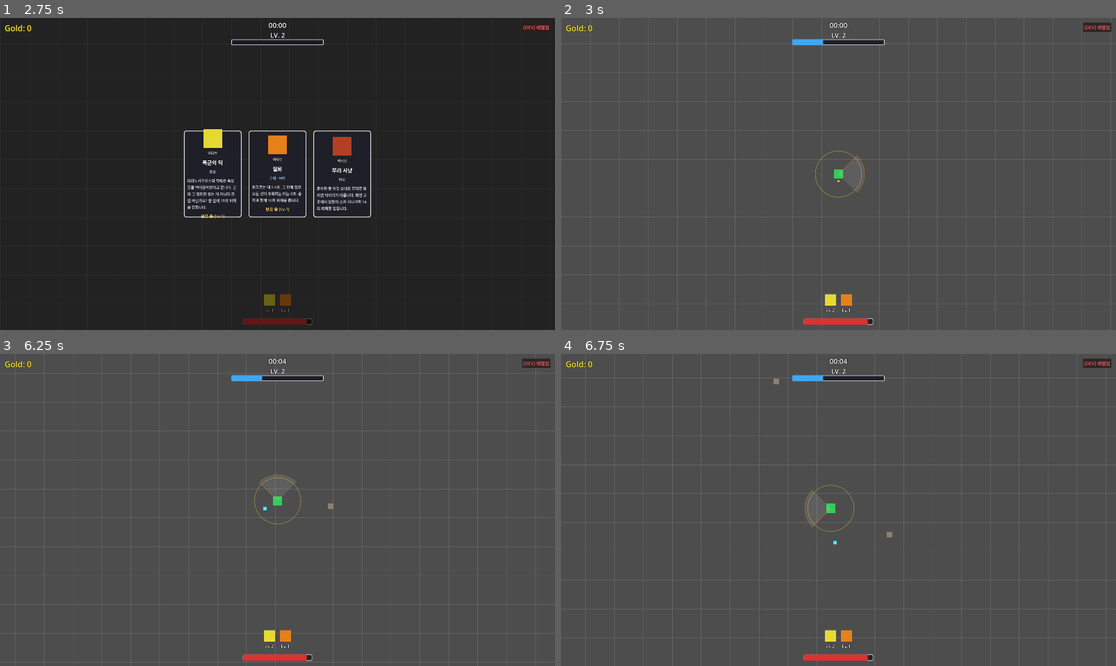
Above: before the commit, frames 1-4 (two rows, left to right).
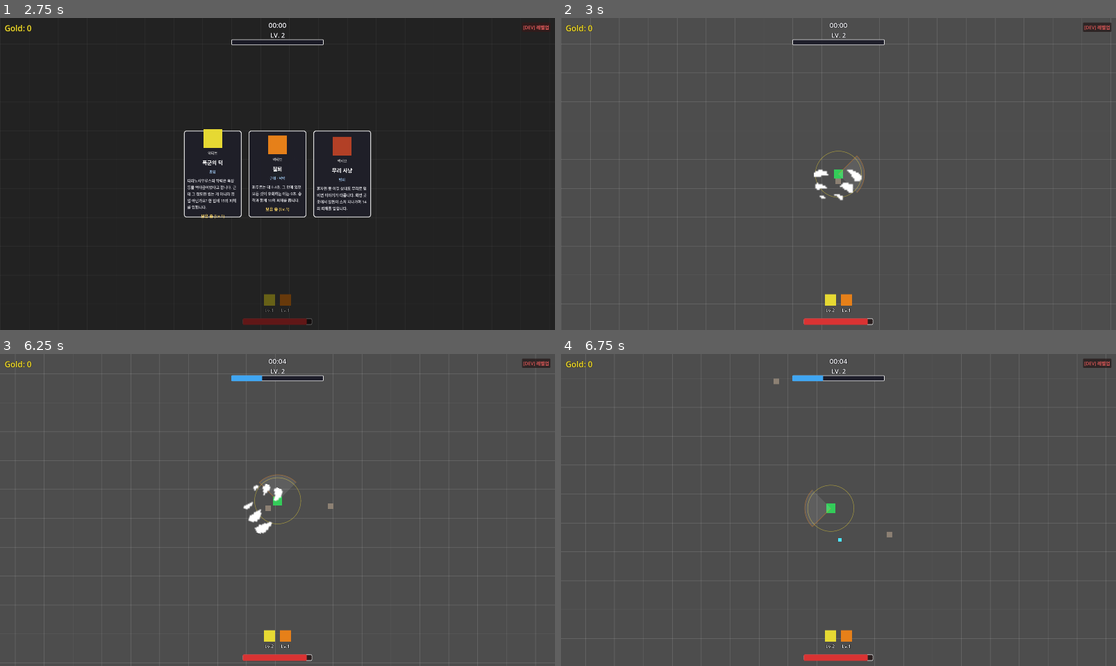
Above: after the commit, the same moments.

Repository: seunnna7/DinoSurvivor
Game: Godot game, scene res://scenes/main/MainMenu.tscn
Same seed, same stepped clock (60 frames per second), same inputs: the game is played once before the commit and once after it.
Inputs (mouse positions are in pixels of both pictures, inside the frame that each line leads up to):
- Up to frame 1 (2.75 s): click "게임 시작" at 0.5 s; click "게임 시작" at 1.25 s; click "[DEV] 레벨업" at 2 s
- Up to frame 2 (3 s): click (771, 174) at 2.75 s
- Up to frame 3 (6.25 s): hold Right (ui_right) 3.53-4.28 s; tap Enter at 4.25 s; hold Down (ui_down) 4.28-5.03 s; tap Space at 5 s; hold Right (ui_right) 5.03-5.78 s; hold Up (ui_up) from 5.78 s (still down)
- Up to frame 4 (6.75 s): release Up (ui_up) at 6.53 s; hold Left (ui_left) from 6.53 s (still down)

Frame 1 is identical in both runs. In frame 2, 0.4% of the frame differs, in the area x 41-55%, y 6-59%; in frame 3, 0.3%; in frame 4, less than 0.1%.

Commit message:
bite 효과 애니메이션 추가

Diff:
--- a/dino-survivor-develop/data/skills/bite.tres
+++ b/dino-survivor-develop/data/skills/bite.tres
@@ -5,10 +5,12 @@
 [ext_resource type="PackedScene" uid="uid://ctllic6uoe7cf" path="res://scenes/skills/BiteHitEffect.tscn" id="3"]
 [ext_resource type="Resource" path="res://data/skill_evolutions/bite_evo_1.tres" id="4"]
 [ext_resource type="Resource" path="res://data/skill_evolutions/bite_evo_2.tres" id="5"]
-[ext_resource type="Script" path="res://resource_types/melee_skill_data.gd" id="6"]
+[ext_resource type="Script" uid="uid://bjv6bfpucdas5" path="res://resource_types/melee_skill_data.gd" id="6"]
+[ext_resource type="Script" uid="uid://drcumpt1lyw1e" path="res://resource_types/stat_modifier_data.gd" id="6_bfxai"]
 
 [resource]
 script = ExtResource("6")
+level_damage = Array[float]([1.0, 1.35, 1.5, 2.0, 2.2])
 id = &"bite"
 display_name = "폭군의 턱"
 species_motif = "티라노사우루스"
@@ -19,6 +21,4 @@
 effect_scene = ExtResource("3")
 logic_scene = ExtResource("2")
 evolutions = Array[ExtResource("1")]([ExtResource("4"), ExtResource("5")])
-level_damage = Array[float]([1.0, 1.35, 1.5, 2.0, 2.2])
-level_target_count = Array[int]([1, 1, 2, 2, 2])
 icon_color = Color(0.9, 0.85, 0.2, 1)
--- a/dino-survivor-develop/scenes/skills/BiteHitEffect.tscn
+++ b/dino-survivor-develop/scenes/skills/BiteHitEffect.tscn
@@ -1,6 +1,84 @@
 [gd_scene format=3 uid="uid://ctllic6uoe7cf"]
 
 [ext_resource type="Script" uid="uid://bv3afqi5p6hqf" path="res://scripts/systems/skills/bite_hit_effect.gd" id="1"]
+[ext_resource type="Texture2D" uid="uid://bstvqgmgy2m52" path="res://assets/art/bite_top.png" id="2"]
+[ext_resource type="Texture2D" uid="uid://sgh28ahyiuj4" path="res://assets/art/bite_bottom.png" id="3"]
 
-[node name="BiteHitEffect" type="Node2D" unique_id=1916851678]
+[sub_resource type="RectangleShape2D" id="RectangleShape2D_bite"]
+size = Vector2(32, 34)
+
+[sub_resource type="Animation" id="Animation_bite"]
+resource_name = "bite"
+length = 0.35
+tracks/0/type = "value"
+tracks/0/imported = false
+tracks/0/enabled = true
+tracks/0/path = NodePath("TopJaw:frame")
+tracks/0/interp = 1
+tracks/0/loop_wrap = true
+tracks/0/keys = {
+"times": PackedFloat32Array(0, 0.05, 0.1, 0.15, 0.2, 0.25, 0.3),
+"transitions": PackedFloat32Array(1, 1, 1, 1, 1, 1, 1),
+"update": 1,
+"values": [0, 1, 2, 3, 4, 5, 6]
+}
+tracks/1/type = "value"
+tracks/1/imported = false
+tracks/1/enabled = true
+tracks/1/path = NodePath("BottomJaw:frame")
+tracks/1/interp = 1
+tracks/1/loop_wrap = true
+tracks/1/keys = {
+"times": PackedFloat32Array(0, 0.05, 0.1, 0.15, 0.2, 0.25, 0.3),
+"transitions": PackedFloat32Array(1, 1, 1, 1, 1, 1, 1),
+"update": 1,
+"values": [0, 1, 2, 3, 4, 5, 6]
+}
+tracks/2/type = "method"
+tracks/2/imported = false
+tracks/2/enabled = true
+tracks/2/path = NodePath(".")
+tracks/2/interp = 1
+tracks/2/loop_wrap = true
+tracks/2/keys = {
+"times": PackedFloat32Array(0.2),
+"transitions": PackedFloat32Array(1),
+"values": [{
+"args": [],
+"method": &"_on_jaws_closed"
+}]
+}
+tracks/3/type = "value"
+tracks/3/imported = false
+tracks/3/enabled = true
+tracks/3/path = NodePath(".:modulate")
+tracks/3/interp = 1
+tracks/3/loop_wrap = true
+tracks/3/keys = {
+"times": PackedFloat32Array(0.3, 0.35),
+"transitions": PackedFloat32Array(1, 1),
+"update": 0,
+"values": [Color(1, 1, 1, 1), Color(1, 1, 1, 0)]
+}
+
+[sub_resource type="AnimationLibrary" id="AnimationLibrary_bite"]
+_data = {
+&"bite": SubResource("Animation_bite")
+}
+
+[node name="BiteHitEffect" type="Area2D" unique_id=1916851678]
 script = ExtResource("1")
+
+[node name="TopJaw" type="Sprite2D" parent="." unique_id=1241234003]
+texture = ExtResource("2")
+hframes = 7
+
+[node name="BottomJaw" type="Sprite2D" parent="." unique_id=681130657]
+texture = ExtResource("3")
+hframes = 7
+
+[node name="CollisionShape2D" type="CollisionShape2D" parent="." unique_id=1356603430]
+shape = SubResource("RectangleShape2D_bite")
+
+[node name="AnimationPlayer" type="AnimationPlayer" parent="." unique_id=390493947]
+libraries/ = SubResource("AnimationLibrary_bite")
--- a/dino-survivor-develop/scripts/systems/base_attack_object.gd
+++ b/dino-survivor-develop/scripts/systems/base_attack_object.gd
@@ -42,6 +42,23 @@
 			if hit_callback.is_valid():
 				hit_callback.call(enemy)
 
+## center를 중심으로 box_rotation만큼 회전된, 크기 full_size(가로/세로)의 사각형 안에 있는
+## 모든 Enemy에게 amount 데미지. _deal_aoe_damage()의 사각형 버전 — 회전된 히트박스(예: 물기)에서 사용.
+func _deal_aoe_damage_box(
+	center: Vector2, box_rotation: float, full_size: Vector2, amount: float, hit_callback: Callable = Callable()
+) -> void:
+	var to_local := Transform2D(box_rotation, center).affine_inverse()
+	var half_extents := full_size * 0.5
+	for node in get_tree().get_nodes_in_group("enemy"):
+		var enemy := node as Enemy
+		if enemy == null:
+			continue
+		var local_pos: Vector2 = to_local * enemy.global_position
+		if abs(local_pos.x) <= half_extents.x and abs(local_pos.y) <= half_extents.y:
+			enemy.take_damage(amount)
+			if hit_callback.is_valid():
+				hit_callback.call(enemy)
+
 ## CollisionShape2D(CircleShape2D) 자식이 있으면 그 반경을 given_radius로 동기화합니다.
 ## sub-resource는 같은 씬을 쓰는 인스턴스끼리 공유되므로, 직접 고치지 않고 복제 후 대입해서
 ## 한 인스턴스의 반경 변경이 다른 인스턴스에 번지는 사고를 방지합니다.
@@ -54,6 +71,17 @@
 	var circle := (shape_node.shape as CircleShape2D).duplicate() as CircleShape2D
 	circle.radius = given_radius
 	shape_node.shape = circle
+
+## CollisionShape2D(RectangleShape2D) 자식이 있으면 그 크기를 given_size로 동기화합니다.
+## _sync_collision_radius()와 동일한 이유로 sub-resource를 복제 후 대입합니다.
+## (사각형 히트박스를 이펙트 스프라이트 비율에 맞춰야 하는 경우 사용 — 예: 물기)
+func _sync_collision_rect(given_size: Vector2) -> void:
+	var shape_node := get_node_or_null("CollisionShape2D") as CollisionShape2D
+	if shape_node == null or not (shape_node.shape is RectangleShape2D):
+		return
+	var rect := (shape_node.shape as RectangleShape2D).duplicate() as RectangleShape2D
+	rect.size = given_size
+	shape_node.shape = rect
 
 ## 가장 가까운 Enemy를 찾습니다. 없으면 null. 자율 추적형 오브젝트(추적하는 장판 등)에서 사용.
 func _find_nearest_enemy() -> Enemy:
--- a/dino-survivor-develop/scripts/systems/skills/bite_hit_effect.gd
+++ b/dino-survivor-develop/scripts/systems/skills/bite_hit_effect.gd
@@ -1,21 +1,62 @@
-extends Node2D
-## 물기 명중 시 잠깐 나타났다 사라지는 이펙트 (placeholder). 나중에 스프라이트/애니메이션으로 교체 예정.
+class_name BiteHitEffect
+extends BaseAttackObject
+## 물기 판정 이펙트. TopJaw/BottomJaw는 같은 위치에 겹쳐진 7프레임 스프라이트 시트
+## (bite_top.png/bite_bottom.png, 각 프레임 32x34, 열린 입 → 닫히는 입)이고, 별도의
+## 이동 트윈 없이 AnimationPlayer가 두 스프라이트의 frame 값(0~6)을 같은 타이밍에
+## 한 프레임씩 순차 재생합니다. "bite" 애니메이션의 메서드 콜 트랙이 5번째 프레임
+## (frame == 4, 입이 완전히 닫히는 시점)에서 _on_jaws_closed()를 딱 1회 호출하고,
+## 그 순간에만 히트박스 범위 안의 모든 적에게 광역 데미지가 들어갑니다.
+##
+## body_entered(물리 충돌)로는 데미지를 주지 않도록 monitoring을 꺼둡니다 — 스폰되자마자
+## 스치기만 해도 맞는 게 아니라, 애니메이션이 정한 "씹는 타이밍"에만 판정되게 하기 위함입니다.
+##
+## 히트박스는 CircleShape2D가 아니라 RectangleShape2D이고, 크기는 항상 스프라이트 프레임
+## 크기(FRAME_SIZE, 32x34)와 정확히 같습니다 — 즉 히트박스 = 화면에 그려지는 이미지의
+## 경계 그 자체. "범위를 키운다"는 이 노드 전체의 scale을 키운다는 뜻이라, 이미지와
+## 히트박스가 항상 같은 크기로 함께 커집니다. 그 scale 계산은 _apply_range_scale() 한
+## 곳에서만 담당합니다.
 
-@export var color: Color = Color(1.0, 0.9, 0.2, 0.9)
-@export var start_radius: float = 14.0
-@export var duration: float = 0.15
+## bite_top/bite_bottom 프레임 한 장의 크기(px, 원본 텍스처 기준). 히트박스(RectangleShape2D)
+## 크기의 기준값 — 이 노드가 scale 1일 때 히트박스와 스프라이트가 정확히 이 크기로 겹칩니다.
+const FRAME_SIZE := Vector2(32.0, 34.0)
 
-var _radius: float
+## 물기 범위가 늘어날 때(아이템/레벨업 등) BiteSkill이 이 값만 키워서 넘기면
+## _apply_range_scale()이 히트박스와 TopJaw/BottomJaw 스프라이트를 항상 같은 크기로
+## 함께 키웁니다.
+@export var range_scale: float = 5.0
+
+## 원하는 판정 "가로" 길이(px, range_scale 적용 전). FRAME_SIZE.x(32) 대비 몇 배로
+## 늘려 그릴지를 정하는 기준값 — BiteSkill이 스폰 전에 MeleeSkillData.range_for_level()을
+## 지름으로 환산해 채워줍니다. (세로는 FRAME_SIZE 비율에 맞춰 함께 늘어남)
+@export var base_width: float = 160.0
+
+## 이펙트가 향하는 방향(턱 스프라이트 + 히트박스 회전에 사용). BiteSkill이 스폰 전에
+## 가장 가까운 적 방향으로 채워줍니다.
+var facing: Vector2 = Vector2.RIGHT
+
+@onready var _anim: AnimationPlayer = $AnimationPlayer
 
 func _ready() -> void:
-	_radius = start_radius
-	var tween := create_tween()
-	tween.tween_method(_set_radius, start_radius, 0.0, duration)
-	tween.tween_callback(queue_free)
+	super._ready()
+	monitoring = false
+	rotation = facing.angle()
+	_apply_range_scale(range_scale)
+	_anim.animation_finished.connect(func(_anim_name): queue_free())
+	_anim.play(&"bite")
 
-func _set_radius(value: float) -> void:
-	_radius = value
-	queue_redraw()
+## 히트박스 크기와 이펙트 스프라이트 확대를 한곳에서 같이 관리하는 함수. 스프라이트와
+## 히트박스 모두 이 노드(Area2D)의 자식이라 node.scale 하나로 똑같이 커지고, 히트박스
+## RectangleShape2D의 크기는 항상 FRAME_SIZE 그대로 두기 때문에(스케일이 알아서 키움)
+## 이미지 경계와 히트박스가 절대 어긋나지 않습니다. 물기 범위가 늘어날 일이 생기면
+## 여기 말고 range_scale로 들어오는 값만 키우면 됩니다.
+func _apply_range_scale(new_scale: float) -> void:
+	range_scale = new_scale
+	var reach_scale := base_width / FRAME_SIZE.x
+	scale = Vector2.ONE * reach_scale * range_scale
+	_sync_collision_rect(FRAME_SIZE)
 
-func _draw() -> void:
-	draw_circle(Vector2.ZERO, _radius, color)
+## AnimationPlayer 메서드 콜 트랙 전용 콜백 — "bite" 애니메이션의 입이 닫히는 키프레임에서
+## 정확히 1회 호출됩니다. 그 순간 히트박스(월드 공간 크기 = FRAME_SIZE * scale, 즉 화면에
+## 보이는 이미지 경계와 동일) 안의 모든 적을 한꺼번에 타격하는 광역 판정.
+func _on_jaws_closed() -> void:
+	_deal_aoe_damage_box(global_position, rotation, FRAME_SIZE * scale, damage)
--- a/dino-survivor-develop/scripts/systems/skills/bite_skill.gd
+++ b/dino-survivor-develop/scripts/systems/skills/bite_skill.gd
@@ -1,16 +1,38 @@
 class_name BiteSkill
 extends BaseMeleeSkill
 ## 물기 (기획서 4.2: 근접/흡입형, 티라노 시작 스킬).
-## 사거리 내 가장 가까운 적 1체에게 즉시 데미지 — 범위 판정/타겟팅/데미지 적용은
-## 전부 BaseMeleeSkill이 처리하므로, 여기서는 명중했을 때 흡입 이펙트만 스폰합니다.
+## 발동 판정 범위는 지금도 원형입니다 — MeleeSkillData.range_for_level()을 반경으로 하는
+## 원 안에서 가장 가까운 적을 찾고(적이 없으면 발동하지 않음), 플레이어 위치가 아니라
+## 그 적이 있는 지점에 물기 애니메이션(BiteHitEffect)을 스폰합니다. 방향은 여전히
+## "플레이어 → 적" 방향으로 맞춰서, 턱이 플레이어 쪽에서 적 쪽을 향해 닫히는 것처럼 보이게 함.
+## 실제 데미지는 BaseMeleeSkill._fire()의 "발동 즉시 판정" 흐름을 쓰지 않고, 대신
+## BiteHitEffect 안에서 "입이 완전히 닫히는" 정확한 타이밍에 한 번만 사각형 히트박스로
+## 광역 데미지가 들어가도록 위임합니다. (실제 판정 로직은 BiteHitEffect._on_jaws_closed() 참고.)
 
-## 명중한 적의 위치에 흡입 이펙트(skill_data.effect_scene)를 스폰.
-func _on_hit(enemy: Enemy) -> void:
+func _fire() -> void:
+	var melee_data := _melee_data()
+	var target := _find_nearest_enemy(melee_data.range_for_level(level))
+	if target == null:
+		return
+	if melee_data.hit_delay > 0.0:
+		await get_tree().create_timer(melee_data.hit_delay).timeout
+		if not is_instance_valid(target):
+			return
 	if skill_data.effect_scene == null:
 		return
-	var effect: Node2D = skill_data.effect_scene.instantiate()
+	var effect: BiteHitEffect = skill_data.effect_scene.instantiate()
+	effect.damage = _leveled_damage()
+	effect.base_width = melee_data.range_for_level(level) * 2.0
+	effect.range_scale = _range_scale_for_level()
+	effect.facing = owner_body.global_position.direction_to(target.global_position)
+	effect.global_position = target.global_position
 	owner_body.get_parent().add_child(effect)
-	effect.global_position = enemy.global_position
+
+## 물기 범위가 아이템/레벨업으로 늘어날 때 이 배율만 조정하면 BiteHitEffect의 히트박스와
+## 이펙트 스프라이트(bite_top/bite_bottom)가 같은 비율로 함께 커집니다 — 확장 기능이 생기면
+## 여기서 해당 시스템 값을 읽어 반환하도록 채우면 됨. 지금은 확장 수단이 없어 1.0 고정.
+func _range_scale_for_level() -> float:
+	return 1.0
 
 func _indicator_color() -> Color:
 	return Color(1.0, 0.9, 0.2, 0.35)
Binary file added: dino-survivor-develop/assets/art/bite_bottom.png
Not shown, added: dino-survivor-develop/assets/art/bite_bottom.png.import
Binary file added: dino-survivor-develop/assets/art/bite_top.png
Not shown, added: dino-survivor-develop/assets/art/bite_top.png.import
